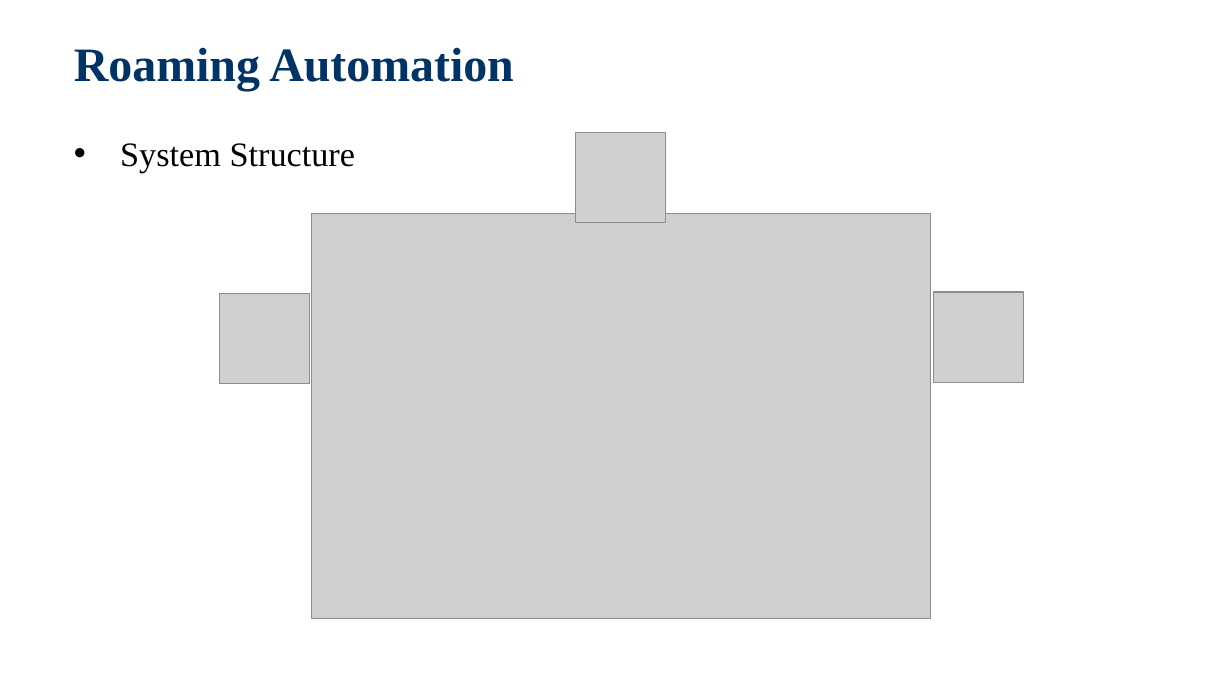
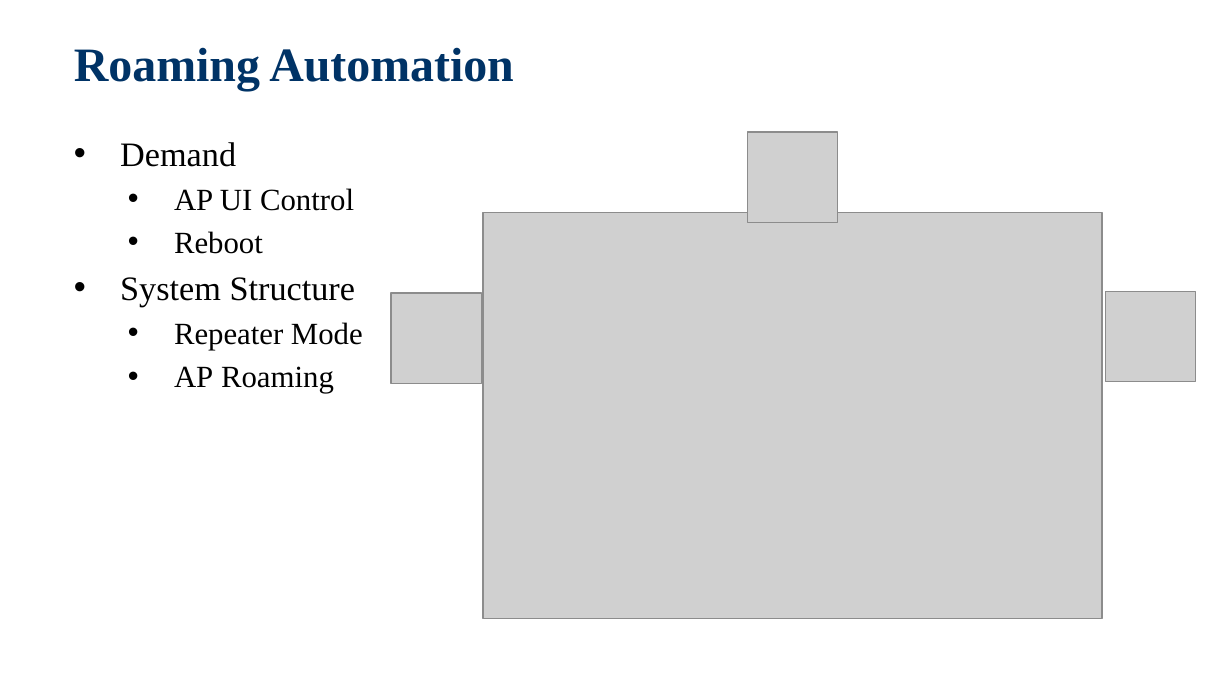
Before and after one commit to jackiejay888/automation, a slide deck: slide 5 of kpi/Automation Testing_Demo/Automation Testing_20200311.pptx (slide 6 before the commit). Drawn at 1232x693 pixels with LibreOffice and Linux fonts; fonts in the diff are those of the drawing; grey boxes stand for pictures; background and template pictures are left out. Boxes give left, top, right and bottom in pixels: in the first picture for what was removed or moved away, otherwise in the second. Text is boxed around its words. In the diff, an @@ line names an element or a change of style, - is before the commit and + after.

Commit message:
Modify the Automation Testing_Demo

```diff
--- a/kpi/Automation Testing_Demo/Automation Testing_20200311.pptx
+++ b/kpi/Automation Testing_Demo/Automation Testing_20200311.pptx
@@ text at (120, 142, 354, 254): paragraphs added @@
+  • Demand
+    • AP UI Control
+    • Reboot
@@ picture: place and size @@
-picture at (575, 132, 665, 222)
+picture at (748, 132, 838, 222)
@@ text at (120, 277, 356, 307): list level 1 to 2 in "System Structure" @@
@@ 3 pictures: place and size @@
-3 pictures at (219, 213, 1024, 618)
+3 pictures at (391, 213, 1195, 618)
@@ text at (174, 322, 363, 393): paragraphs added @@
+    • Repeater Mode
+    • AP Roaming
```
Also in this commit, not shown: 14 other slides changed, 1 slide removed.
